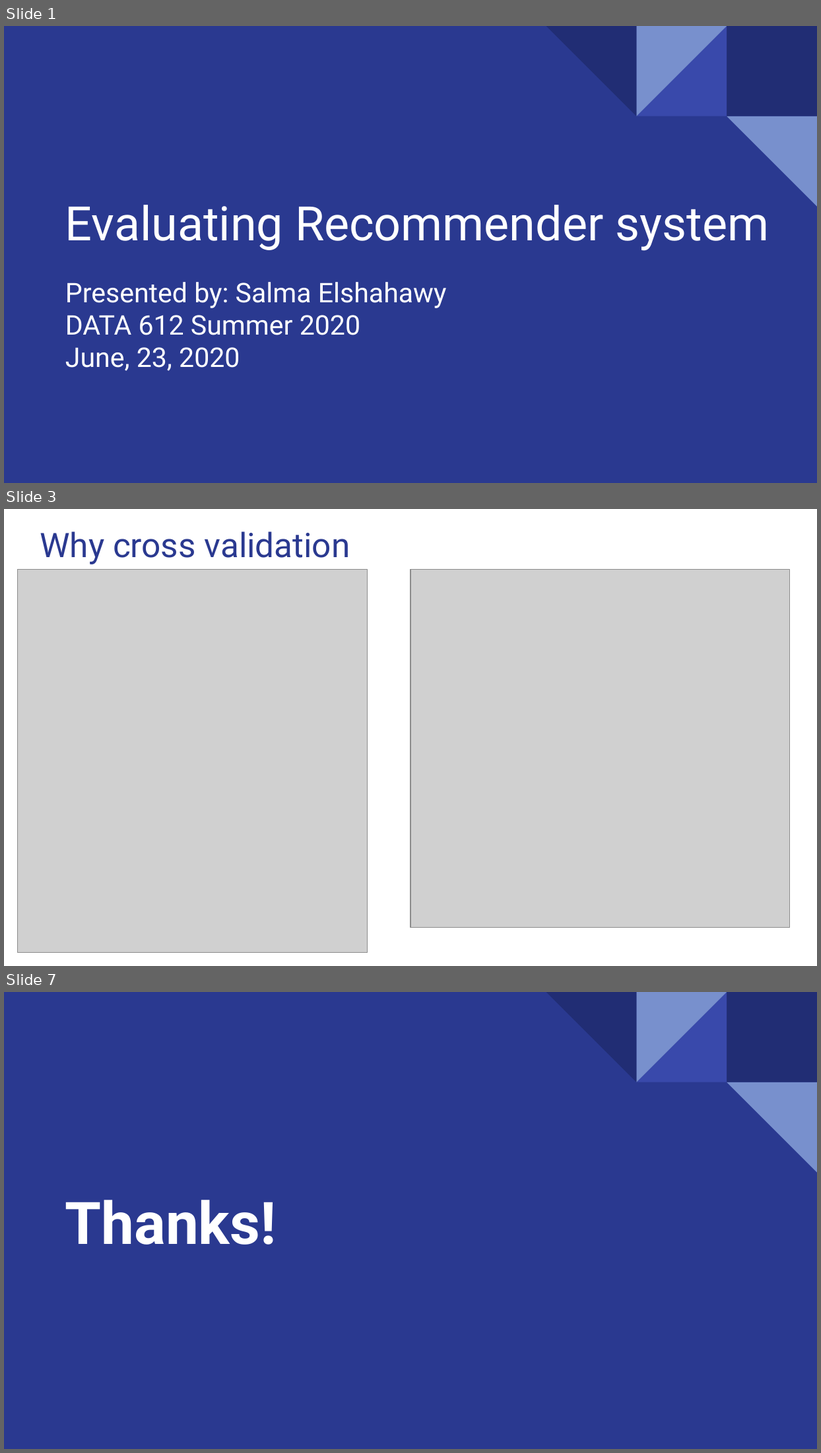
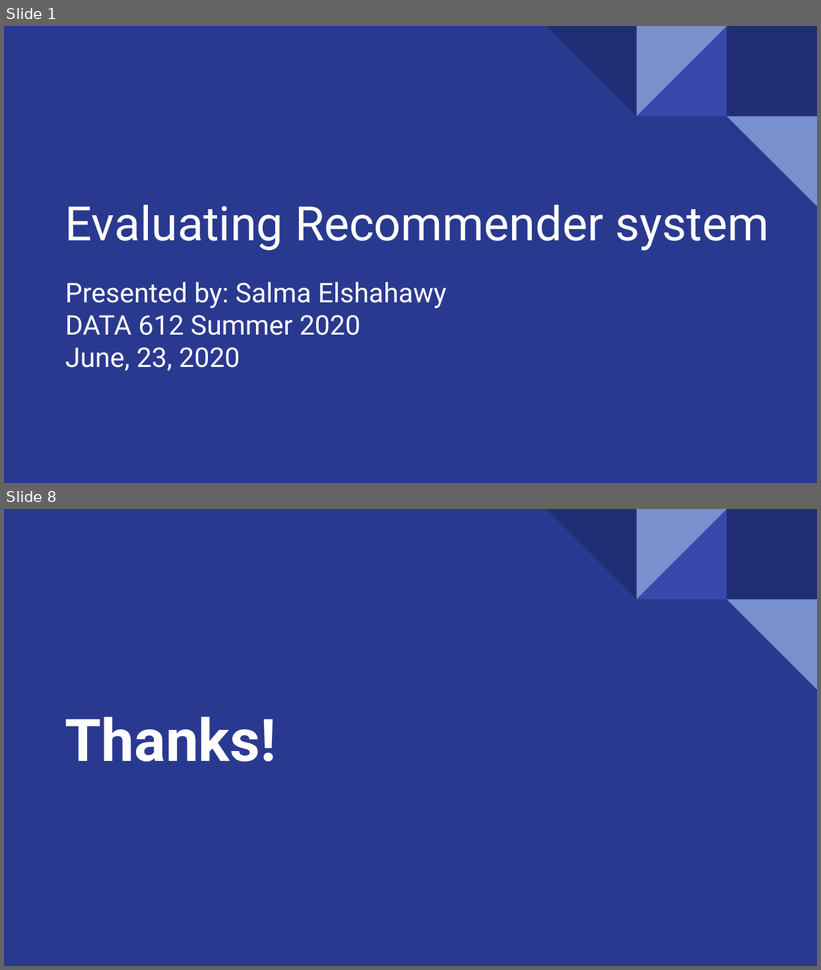
Before and after one commit to salma71/MSDS_SU2020, a slide deck: Recommender_system612/week_3/presentation/Evaluating_recommender_system.pptx. Shown one above the other, each under a label of ours: slides 1, 3 and 7 before the commit, slides 1 and 8 after it; the slides between them are not shown. The pictures are 821x1453 and 821x970 pixels, drawn with LibreOffice and Linux fonts; fonts in the diff are those of the drawing; grey boxes stand for pictures. Boxes give left, top, right and bottom in pixels: in the first picture for what was removed or moved away, otherwise in the second. Text is boxed around its words. In the diff, an @@ line names an element or a change of style, - is before the commit and + after.

```diff
--- a/Recommender_system612/week_3/presentation/Evaluating_recommender_system.pptx
+++ b/Recommender_system612/week_3/presentation/Evaluating_recommender_system.pptx
@@ slide 3 removed at [4,509,817,966], background #FFFFFF @@
@@ title removed at [40,531,350,564] @@
-Why cross validation
@@ picture removed at [18,570,368,953] @@
@@ picture removed at [411,570,790,929] @@
@@ what was slide 7 is now slide 8 @@
```
Also in this commit, not shown: 4 slides changed, 2 slides added, 3 other files.
